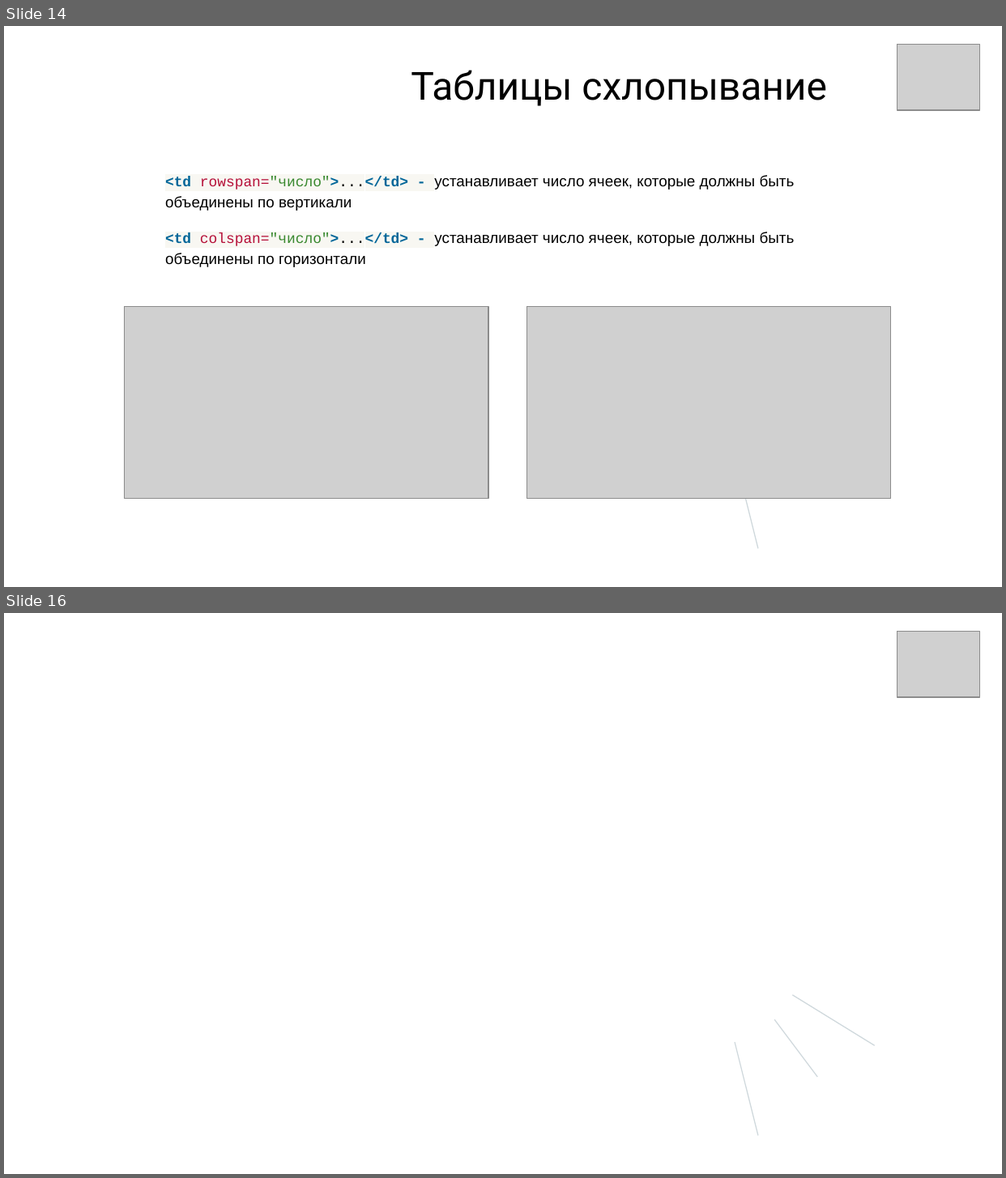
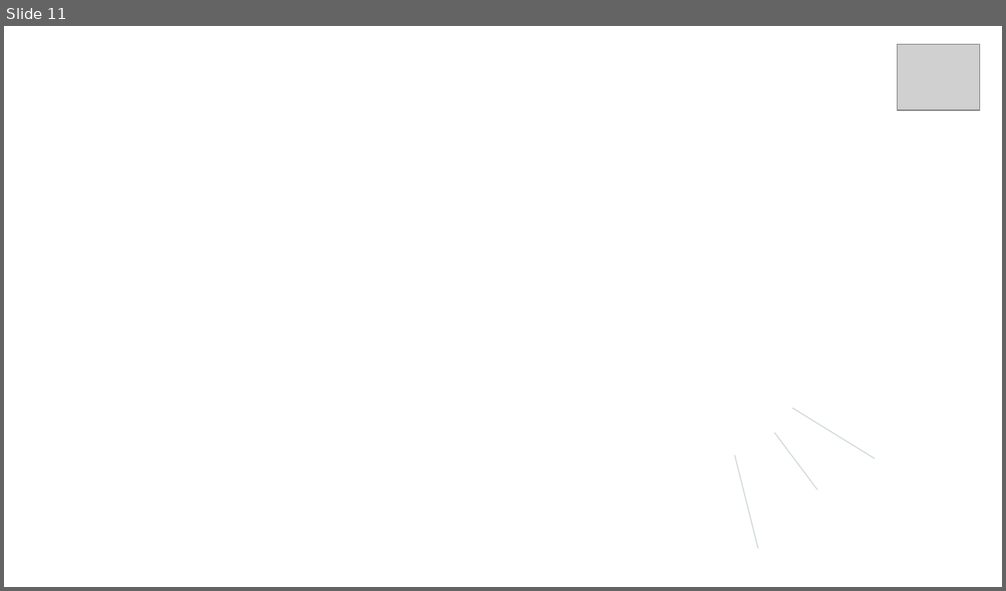
Before and after one commit to mhasilau/wb9, a slide deck: WEB - технологии.pptx. Shown one above the other, each under a label of ours: slides 14 and 16 before the commit, slide 11 after it; the slides between them are not shown. The pictures are 1006x1178 and 1006x591 pixels, drawn with LibreOffice and Linux fonts; fonts in the diff are those of the drawing; grey boxes stand for pictures; background and template pictures are left out. Boxes give left, top, right and bottom in pixels: in the first picture for what was removed or moved away, otherwise in the second. Text is boxed around its words. In the diff, an @@ line names an element or a change of style, - is before the commit and + after.

```diff
--- a/WEB - технологии.pptx
+++ b/WEB - технологии.pptx
@@ slide 14 removed at box(4, 26, 1002, 587), background picture (left out) @@
@@ picture removed at box(897, 44, 980, 109) @@
@@ text removed at box(411, 70, 827, 106) @@
-Таблицы схлопывание
@@ text removed at box(165, 175, 795, 267) @@
-<td rowspan="число">...</td> - устанавливает число ячеек, которые должны быть объединены по вертикали
-<td colspan="число">...</td> - устанавливает число ячеек, которые должны быть объединены по горизонтали
@@ picture removed at box(125, 306, 489, 499) @@
@@ picture removed at box(527, 306, 891, 499) @@
@@ freeform shape removed at box(735, 455, 757, 549) @@
@@ what was slide 16 is now slide 11 @@
```
Also in this commit, not shown: 2 slides changed, 8 slides added, 12 other slides removed.
